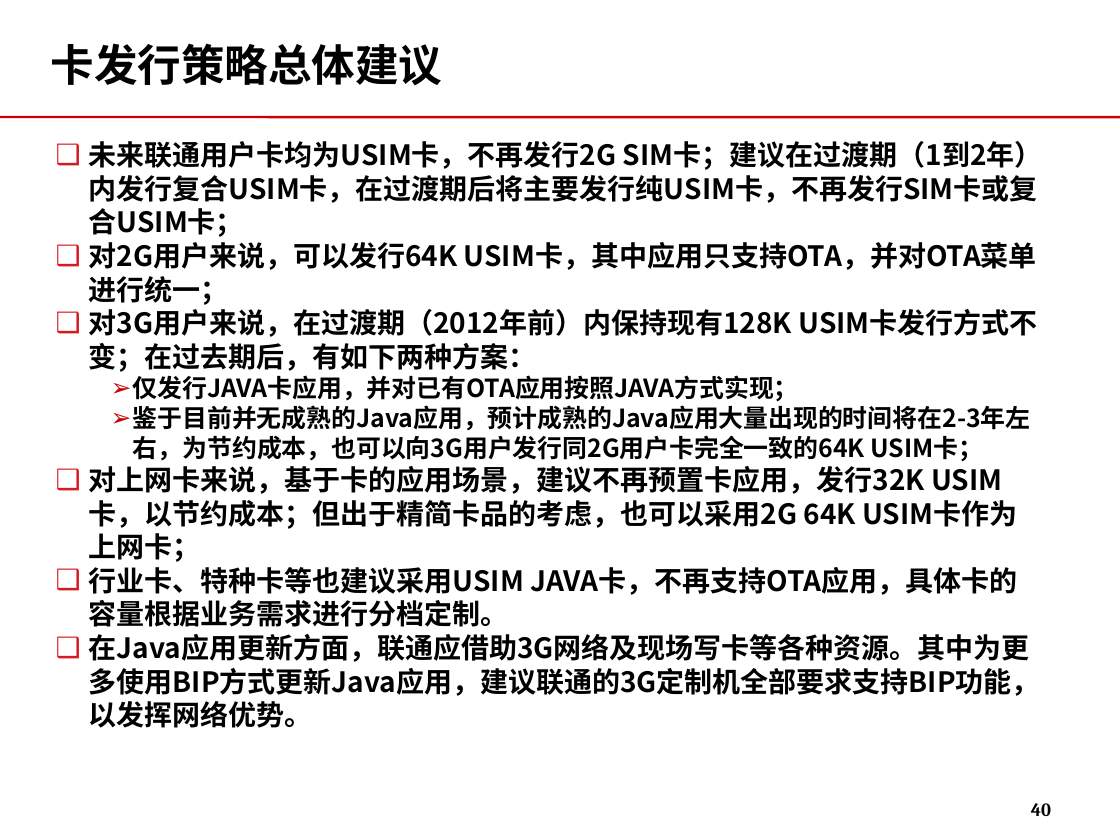
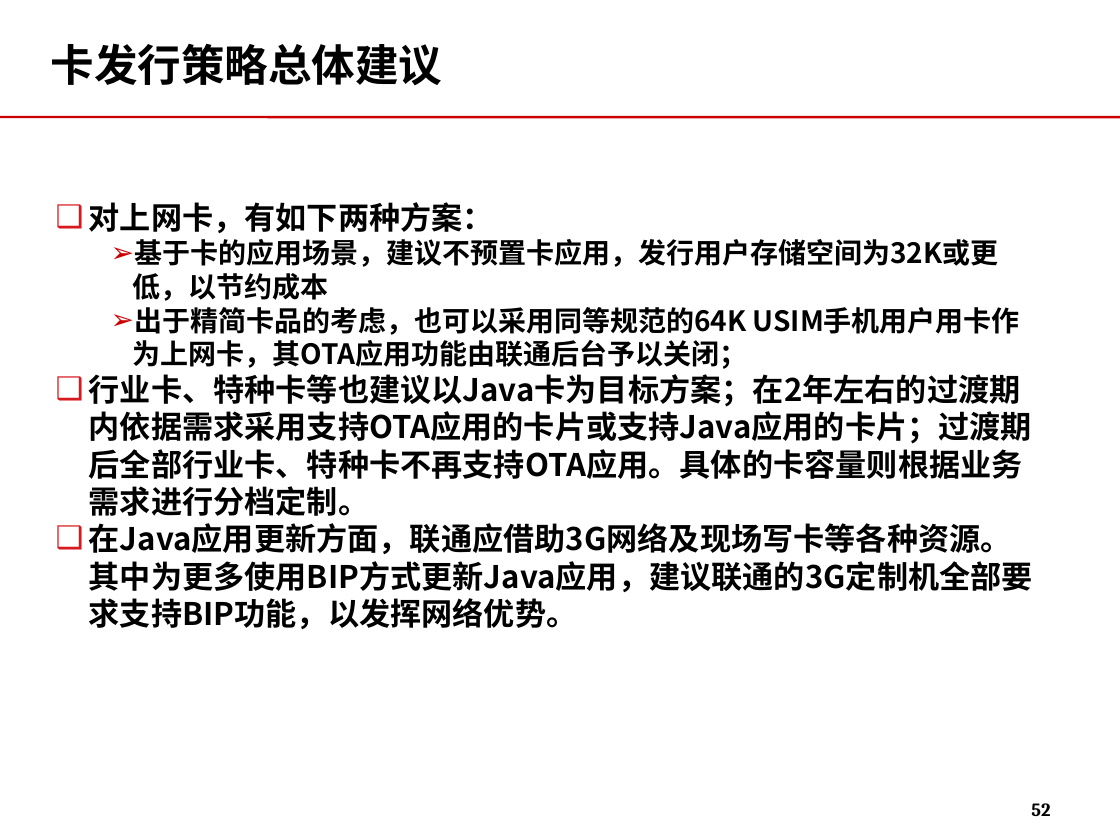
Before and after one commit to momo1101/unicardsrch, a slide deck: slide 52 of 软课题文本/软课题-中国联通电信卡业务及策略研究.ppt (slide 40 before the commit). Drawn at 1120x840 pixels with LibreOffice and Linux fonts; fonts in the diff are those of the drawing; background and template pictures are left out. Boxes give left, top, right and bottom in pixels: in the first picture for what was removed or moved away, otherwise in the second. Text is boxed around its words. In the diff, an @@ line names an element or a change of style, - is before the commit and + after.

Commit message:
2011.4.13与李处、于睿、兴业讨论后修改的版本。尚无兴业提交内容及固网卡修改

```diff
--- a/软课题文本/软课题-中国联通电信卡业务及策略研究.ppt
+++ b/软课题文本/软课题-中国联通电信卡业务及策略研究.ppt
@@ text "对上网卡，有如下两种方案：": place and size @@
-text "对上网卡，有如下两种方案：" at (89, 141, 1043, 728)
+text "对上网卡，有如下两种方案：" at (89, 202, 1033, 629)
@@ text at (89, 202, 1032, 516): text changed; size 18 to 20 pt @@
-❑ 未来联通用户卡均为USIM卡，不再发行2G SIM卡；建议在过渡期（1到2年）内发行复合USIM卡，在过渡期后将主要发行纯USIM卡，不再发行SIM卡或复合USIM卡；
-❑ 对2G用户来说，可以发行64K USIM卡，其中应用只支持OTA，并对OTA菜单进行统一；
-❑ 对3G用户来说，在过渡期（2012年前）内保持现有128K USIM卡发行方式不变；在过去期后，有如下两种方案：
-  ➢ 仅发行JAVA卡应用，并对已有OTA应用按照JAVA方式实现；
-  ➢ 鉴于目前并无成熟的Java应用，预计成熟的Java应用大量出现的时间将在2-3年左右，为节约成本，也可以向3G用户发行同2G用户卡完全一致的64K USIM卡；
-❑ 对上网卡来说，基于卡的应用场景，建议不再预置卡应用，发行32K USIM卡，以节约成本；但出于精简卡品的考虑，也可以采用2G 64K USIM卡作为上网卡；
-❑ 行业卡、特种卡等也建议采用USIM JAVA卡，不再支持OTA应用，具体卡的容量根据业务需求进行分档定制。
+❑ 对上网卡，有如下两种方案：
+  ➢ 基于卡的应用场景，建议不预置卡应用，发行用户存储空间为32K或更低，以节约成本
+  ➢ 出于精简卡品的考虑，也可以采用同等规范的64K USIM手机用户用卡作为上网卡，其OTA应用功能由联通后台予以关闭；
+❑ 行业卡、特种卡等也建议以Java卡为目标方案；在2年左右的过渡期内依据需求采用支持OTA应用的卡片或支持Java应用的卡片；过渡期后全部行业卡、特种卡不再支持OTA应用。具体的卡容量则根据业务需求进行分档定制。
@@ text at (89, 523, 1033, 629): size 18 to 20 pt in "在Java应用更新方面，联通应借助3G网络及现场写卡等各种资源。其中为更多使用BIP方式更新Java应用，建议联通的3G ..." @@
@@ page number at (1031, 803, 1050, 816): text changed @@
-40
+52
```
Also in this commit, not shown: 19 other slides changed, 22 slides added, 1 slide removed.
